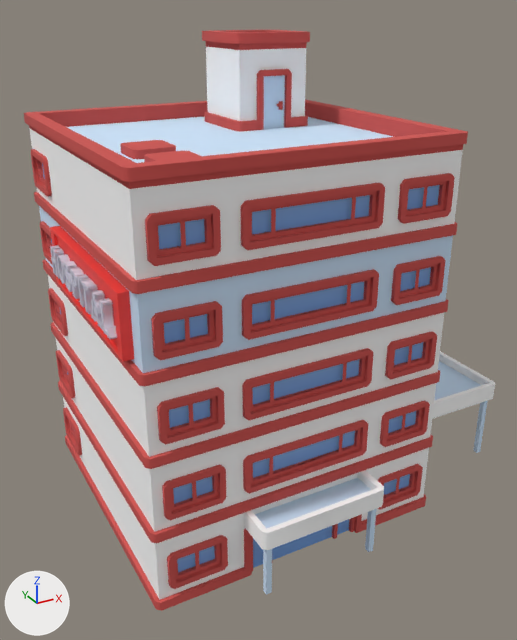
Before and after pictures for a commit that changed the glTF model public/models/hospital.glb.
Both versions are drawn from a 50 mm camera at (-1.68, -3.34, 2.61) aimed at (0.06, -0.17, 1.02). The axes (+X, +Y, +Z) are drawn at lower left. The lights are the same throughout. The first picture is the older version. Where no turn or scale is listed for an object, it has been applied to the vertices. Vertices at exactly the same position are counted once.

In view in the first picture: 'building-n', '文本', '立方体'.
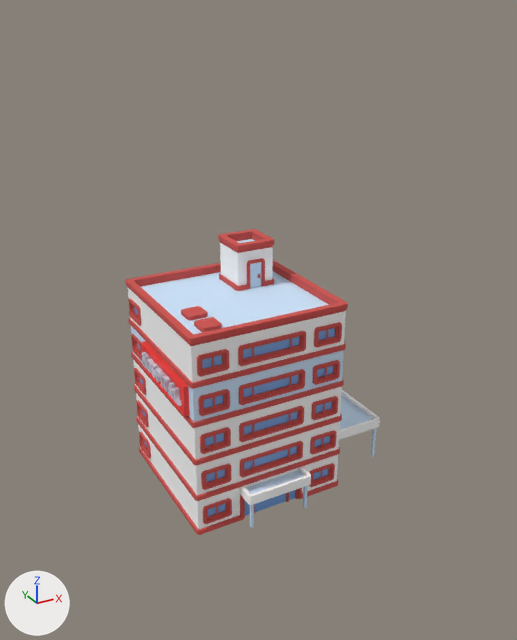
Commit message: fix: 修复 医院模型比例过大

What differs and where, as boxes (x1, y1, x2, y2) in the pictures (517 x 640 px; the box of a moved part takes in the faces that stretch with it):
'building-n', reshaped (46% narrower, 47% shorter)
    before: (24, 30, 495, 611)
    after: (125, 229, 380, 535)
'立方体', deleted (red)
    before: (50, 226, 134, 362)
'文本', deleted
    before: (50, 245, 117, 339)
part 1 of me_building_n, moved or reshaped
    before: (202, 30, 310, 132)
    after: (218, 229, 274, 291)
part 2 of me_building_n, moved or reshaped
    before: (144, 150, 200, 162)
    after: (194, 317, 222, 332)
part 3 of me_building_n, moved or reshaped
    before: (120, 140, 176, 159)
    after: (181, 306, 208, 321)
part 4 of me_building_n, moved or reshaped
    before: (24, 100, 468, 611)
    after: (125, 260, 348, 535)
part 5 of me_building_n, moved or reshaped
    before: (244, 470, 384, 550)
    after: (240, 466, 311, 505)
part 6 of me_building_n, moved or reshaped
    before: (432, 351, 495, 419)
    after: (339, 390, 380, 440)
part 7 of me_building_n, moved or reshaped
    before: (365, 509, 376, 552)
    after: (303, 486, 308, 509)
part 8 of me_building_n, moved or reshaped
    before: (263, 549, 272, 595)
    after: (250, 504, 254, 528)
part 9 of me_building_n, moved or reshaped
    before: (473, 401, 488, 453)
    after: (370, 428, 376, 457)
part 10 of me_building_n, added
    after: (141, 341, 190, 416)

What changed in the scene script:
```text
Change me_building_n:
    used by ob_building_n; location = (0.0, 0.0, 0.0)
    remove me_building_n.from_pydata(...)  # 2169 vertices, 4350 faces; spans x -0.87..1.45, y -1.08..0.74, z 0.0..2.48
    add me_building_n.from_pydata(...)  # 7621 vertices, 15178 faces; spans x -0.52..0.81, y -0.6..0.42, z 0.0..1.39
    me_building_n part 1: the loose piece of 74 vertices spanning x 0.08..0.52, y 0.07..0.51, z 2.0..2.48 is scaled about the mesh origin by 0.56
    me_building_n part 2: the loose piece of 16 vertices spanning x -0.65..-0.45, y -0.68..-0.48, z 2.0..2.04 is scaled about the mesh origin by 0.56
    me_building_n part 3: the loose piece of 16 vertices spanning x -0.65..-0.45, y -0.38..-0.18, z 2.0..2.04 is scaled about the mesh origin by 0.56
    me_building_n part 4: the loose piece of 1907 vertices spanning x -0.87..0.77, y -0.9..0.74, z 0.0..2.08 is scaled about the mesh origin by 0.56
    me_building_n part 5: the loose piece of 20 vertices spanning x -0.4..0.3, y -1.08..-0.88, z 0.3..0.4 is scaled about the mesh origin by 0.56
    me_building_n part 6: the loose piece of 20 vertices spanning x 0.75..1.45, y -0.68..0.52, z 0.4..0.5 is scaled about the mesh origin by 0.56
    me_building_n part 7: the loose piece of 8 vertices spanning x 0.24..0.27, y -1.05..-1.02, z 0.0..0.3 is scaled about the mesh origin by 0.56
    me_building_n part 8: the loose piece of 8 vertices spanning x -0.37..-0.34, y -1.05..-1.02, z 0.0..0.3 is scaled about the mesh origin by 0.56
    me_building_n part 9: the loose piece of 8 vertices spanning x 1.39..1.42, y -0.65..-0.62, z 0.0..0.4 is scaled about the mesh origin by 0.56
    me_building_n part 10: 5452 vertices added at x -0.52..-0.47, y -0.44..0.15, z 0.71..0.88
    other edits to the shape of me_building_n do not show in these pictures
    add me_building_n.materials.append(mat_材质_002)  # red #ff3d37
    add me_building_n.materials.append(mat_材质_003)  # white #dadaea
Remove ob_立方体:
    ob_立方体 = bpy.data.objects.new('立方体', me_立方体)
    ob_立方体.location = (-0.874, -0.252, 1.421)
Remove ob_文本:
    ob_文本 = bpy.data.objects.new('文本', me_shop)
    ob_文本.location = (-0.911, -0.259, 1.424)
```
